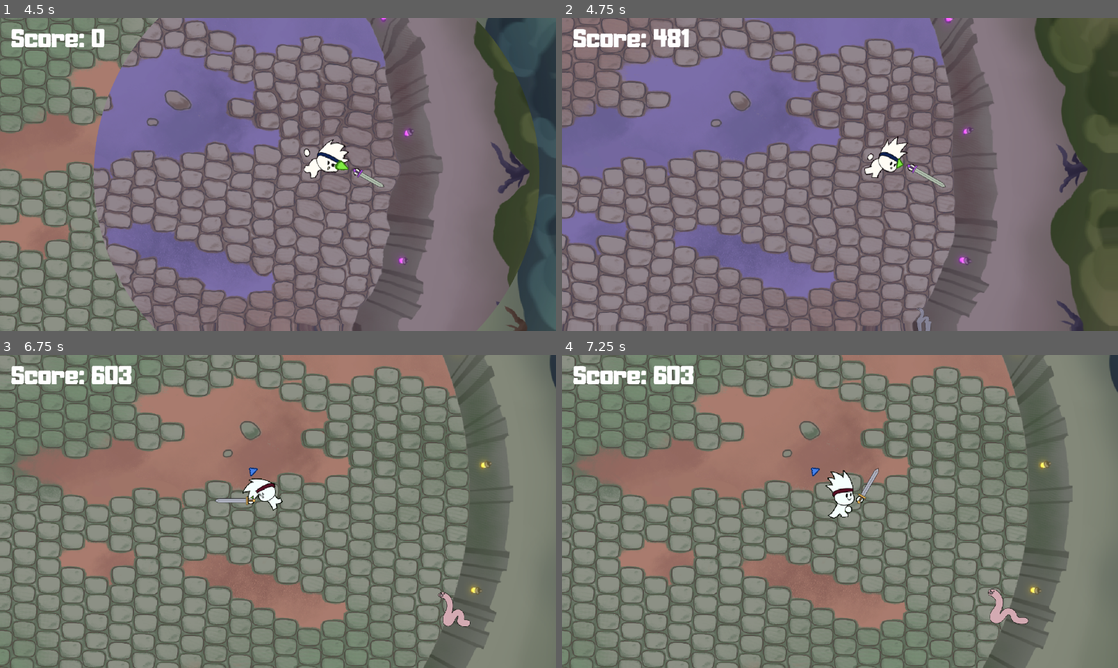
Above: before the commit, frames 1-4 (two rows, left to right).
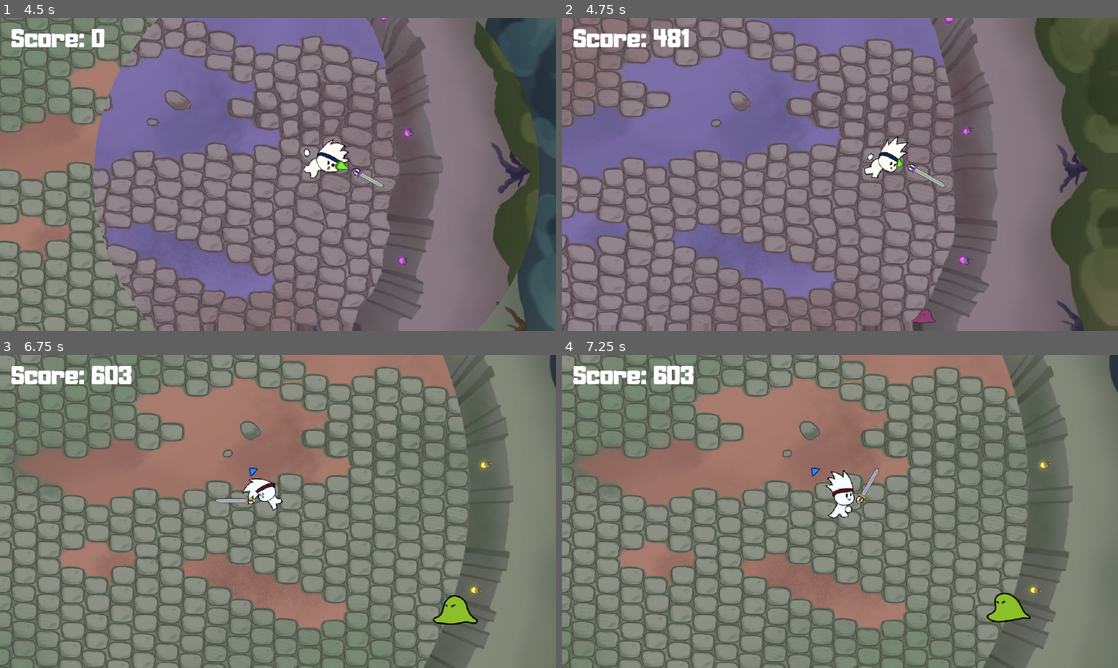
Above: after the commit, the same moments.

Repository: freddder/GMTK_Jam_2024
Game: Godot game, scene res://scenes/main_menu.tscn
Same seed, same stepped clock (60 frames per second), same inputs: the game is played once before the commit and once after it. Sound files missing from this copy of the repository are replaced by a short silence.
Inputs (mouse positions are in pixels of both pictures, inside the frame that each line leads up to):
- Up to frame 1 (4.5 s): click "Play" at 0.5 s; move the mouse to (400, 158) at 1.27 s; hold D (move_right) 1.28-2.03 s; hold Shift (dash) 1.28-2.03 s; move the mouse to (166, 190) at 2.02 s; hold S (move_down) 2.03-2.78 s; tap Space (heavy_attack) at 2.1 s; move the mouse to (333, 105) at 2.77 s; hold D (move_right) 2.78-3.53 s; click (333, 105) at 2.85 s; move the mouse to (250, 237) at 3.52 s; hold W (move_up) 3.53-4.28 s; right-click (250, 237) at 3.6 s; move the mouse to (444, 221) at 4.27 s; hold A (move_left) from 4.28 s (still down); hold ` (wipe) from 4.28 s (still down)
- Up to frame 2 (4.75 s): keep holding A (move_left); keep holding ` (wipe)
- Up to frame 3 (6.75 s): move the mouse to (111, 464) at 5.02 s; release ` (wipe) at 5.03 s; tap Shift (dash) at 5.1 s; move the mouse to (305, 511) at 5.77 s; release A (move_left) at 5.78 s; hold S (move_down) 5.78-6.53 s; tap Space (heavy_attack) at 5.85 s; move the mouse to (194, 433) at 6.52 s; hold D (move_right) from 6.53 s (still down); click (194, 433) at 6.6 s
- Up to frame 4 (7.25 s): keep holding D (move_right)

Frame 1 is identical in both runs. In frame 2, 0.2% of the frame differs, in the area x 62-68%, y 92-100%; in frame 3, 0.5%; in frame 4, 0.6%, in the area x 76-85%, y 74-86%.

Commit message:
Added slime enemy type

Diff:
--- a/scenes/enemy.tscn
+++ b/scenes/enemy.tscn
@@ -1,8 +1,42 @@
-[gd_scene load_steps=25 format=3 uid="uid://cnvwhtne2klh"]
+[gd_scene load_steps=35 format=3 uid="uid://cnvwhtne2klh"]
 
 [ext_resource type="Script" path="res://scripts/enemy.gd" id="1_fhxv7"]
 [ext_resource type="Texture2D" uid="uid://bmkxb42nm58ja" path="res://content/sprites/enemies/worm-walk.png" id="2_i1qw3"]
+[ext_resource type="Texture2D" uid="uid://bxmptvhxnt8ri" path="res://content/sprites/enemies/slime-death.png" id="2_rb21c"]
 [ext_resource type="Texture2D" uid="uid://35itgysw6xfm" path="res://content/sprites/enemies/worm-death.png" id="2_wb7ea"]
+[ext_resource type="Texture2D" uid="uid://c8u2h2elhbxkx" path="res://content/sprites/enemies/slime-walk.png" id="3_1f3u2"]
+
+[sub_resource type="AtlasTexture" id="AtlasTexture_jxo1k"]
+atlas = ExtResource("2_rb21c")
+region = Rect2(0, 0, 134, 128)
+
+[sub_resource type="AtlasTexture" id="AtlasTexture_idy0m"]
+atlas = ExtResource("2_rb21c")
+region = Rect2(134, 0, 134, 128)
+
+[sub_resource type="AtlasTexture" id="AtlasTexture_b1nio"]
+atlas = ExtResource("2_rb21c")
+region = Rect2(268, 0, 134, 128)
+
+[sub_resource type="AtlasTexture" id="AtlasTexture_6aeru"]
+atlas = ExtResource("2_rb21c")
+region = Rect2(0, 0, 134, 128)
+
+[sub_resource type="AtlasTexture" id="AtlasTexture_4fbby"]
+atlas = ExtResource("2_rb21c")
+region = Rect2(134, 0, 134, 128)
+
+[sub_resource type="AtlasTexture" id="AtlasTexture_nxxsy"]
+atlas = ExtResource("3_1f3u2")
+region = Rect2(0, 0, 128, 128)
+
+[sub_resource type="AtlasTexture" id="AtlasTexture_48fe8"]
+atlas = ExtResource("3_1f3u2")
+region = Rect2(128, 0, 128, 128)
+
+[sub_resource type="AtlasTexture" id="AtlasTexture_53jo8"]
+atlas = ExtResource("3_1f3u2")
+region = Rect2(256, 0, 128, 128)
 
 [sub_resource type="AtlasTexture" id="AtlasTexture_unlty"]
 atlas = ExtResource("2_wb7ea")
@@ -66,6 +100,51 @@
 
 [sub_resource type="SpriteFrames" id="SpriteFrames_cfqfh"]
 animations = [{
+"frames": [{
+"duration": 1.0,
+"texture": SubResource("AtlasTexture_jxo1k")
+}, {
+"duration": 1.0,
+"texture": SubResource("AtlasTexture_idy0m")
+}, {
+"duration": 7.0,
+"texture": SubResource("AtlasTexture_b1nio")
+}],
+"loop": false,
+"name": &"slime_death",
+"speed": 5.0
+}, {
+"frames": [{
+"duration": 1.0,
+"texture": SubResource("AtlasTexture_6aeru")
+}, {
+"duration": 1.0,
+"texture": SubResource("AtlasTexture_4fbby")
+}, {
+"duration": 1.0,
+"texture": SubResource("AtlasTexture_6aeru")
+}],
+"loop": false,
+"name": &"slime_take_hit",
+"speed": 5.0
+}, {
+"frames": [{
+"duration": 1.0,
+"texture": SubResource("AtlasTexture_nxxsy")
+}, {
+"duration": 1.0,
+"texture": SubResource("AtlasTexture_48fe8")
+}, {
+"duration": 1.0,
+"texture": SubResource("AtlasTexture_53jo8")
+}, {
+"duration": 1.0,
+"texture": SubResource("AtlasTexture_48fe8")
+}],
+"loop": true,
+"name": &"slime_walk",
+"speed": 5.0
+}, {
 "frames": [{
 "duration": 1.0,
 "texture": SubResource("AtlasTexture_unlty")
@@ -199,9 +278,7 @@
 [node name="AnimatedSprite2D" type="AnimatedSprite2D" parent="."]
 scale = Vector2(0.5, 0.5)
 sprite_frames = SubResource("SpriteFrames_cfqfh")
-animation = &"worm_death"
-frame = 6
-frame_progress = 1.0
+animation = &"worm_take_hit"
 
 [node name="CollisionShape2D" type="CollisionShape2D" parent="."]
 position = Vector2(-0.5, 1)
--- a/scripts/enemy.gd
+++ b/scripts/enemy.gd
@@ -26,7 +26,8 @@
 var is_dying := false
 
 var enemy_type_strings: Array = [
-	"worm"
+	"worm",
+	"slime"
 ]
 
 var type := ""
@@ -42,9 +43,9 @@
 	$AnimatedSprite2D.play("%s_walk" % type, 1 / strength_scale)
 
 	# Randomize worm color
-	if type == "worm":
-		var worm_color := Color(0.861,0.666,0.702) if randi() % 2 == 0 else Color(0.865,0.63,0.448)
-		$AnimatedSprite2D.modulate = worm_color
+	match type:
+		"worm": $AnimatedSprite2D.modulate = Color(0.861,0.666,0.702) if randi() % 2 == 0 else Color(0.865,0.63,0.448)
+		"slime": $AnimatedSprite2D.modulate = Color(0.551,0.75,0.158)
 
 	Events.on_enemy_spawned.emit(self)
 
@@ -117,14 +118,13 @@
 		drop_pickup()
 
 	on_death.emit(self)
-
 	is_dying = true
-	$AnimationPlayer.play("hit_react")
 
 	# Make sure this animation matches AnimationPlayer death animation
 	$AnimatedSprite2D.play("%s_death" % type)
 	await $AnimatedSprite2D.animation_finished
 
+	$AnimationPlayer.play("hit_react")
 	$AnimationPlayer.play("death")
 	await $AnimationPlayer.animation_finished
 
Binary file added: content/sprites/enemies/slime-death.png
Not shown, added: content/sprites/enemies/slime-death.png.import
Binary file added: content/sprites/enemies/slime-walk.png
Not shown, added: content/sprites/enemies/slime-walk.png.import
